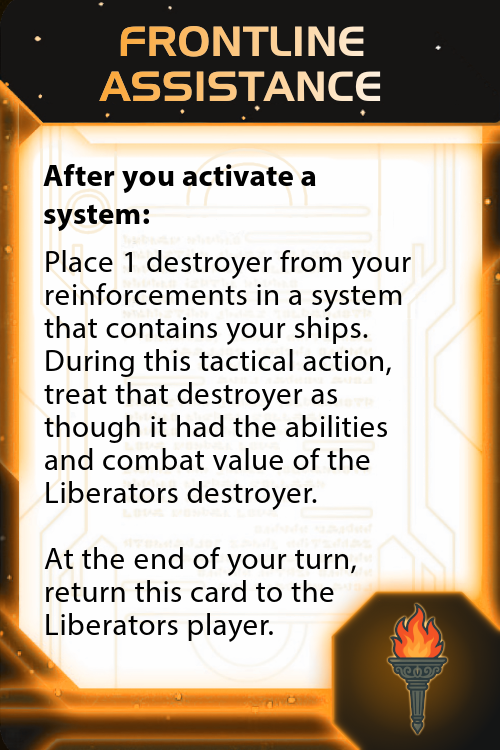
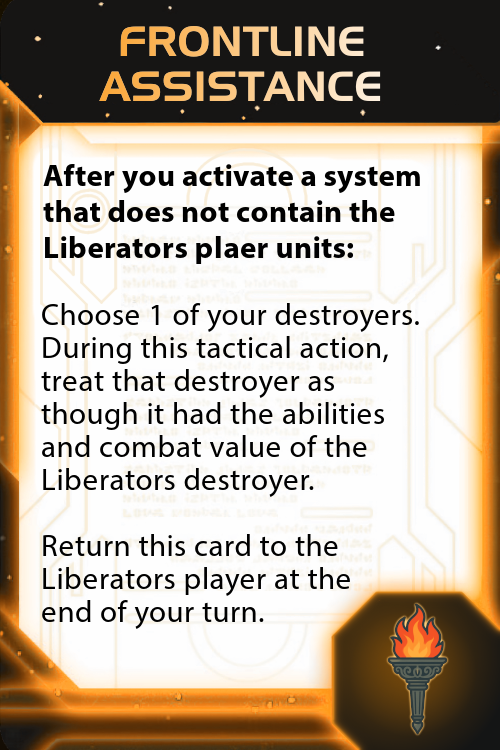
Layer changes from the first (500, 750) image to the second:
renamed "After you activate a system:" to "After you activate a system th...", painted on it over [43, 166, 420, 264]
renamed "Place 1 destroyer from your re..." to "Choose 1 of your destroyers. D...", painted on it over [41, 250, 419, 642]